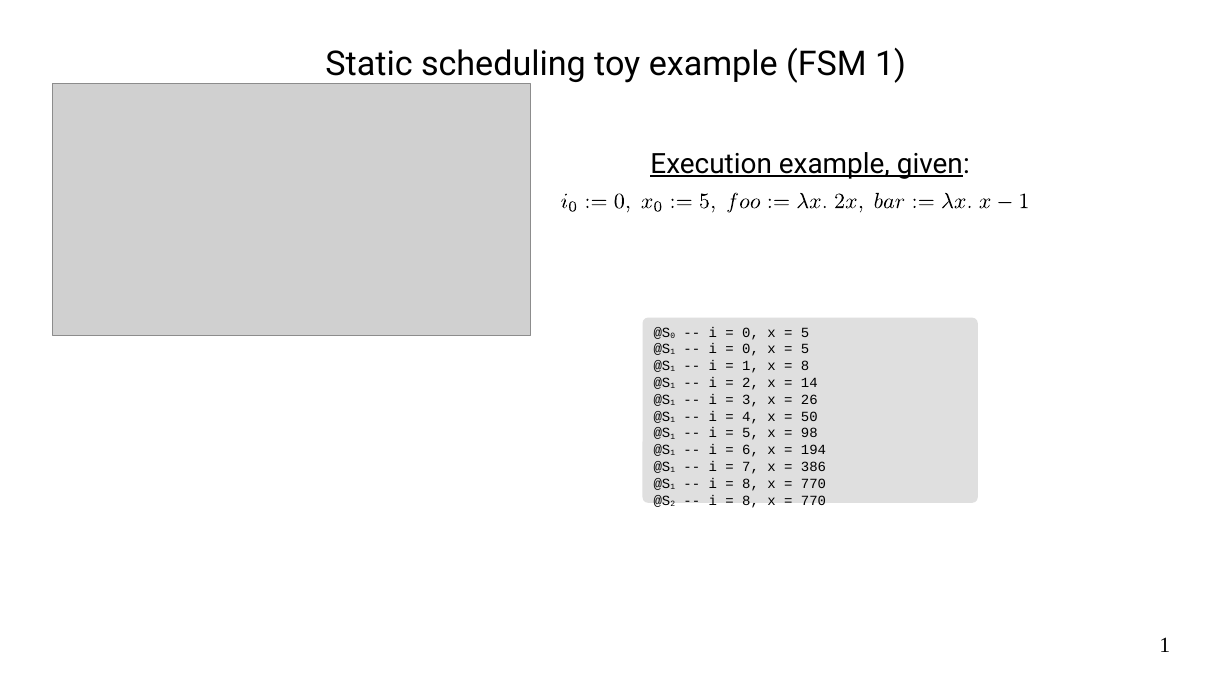
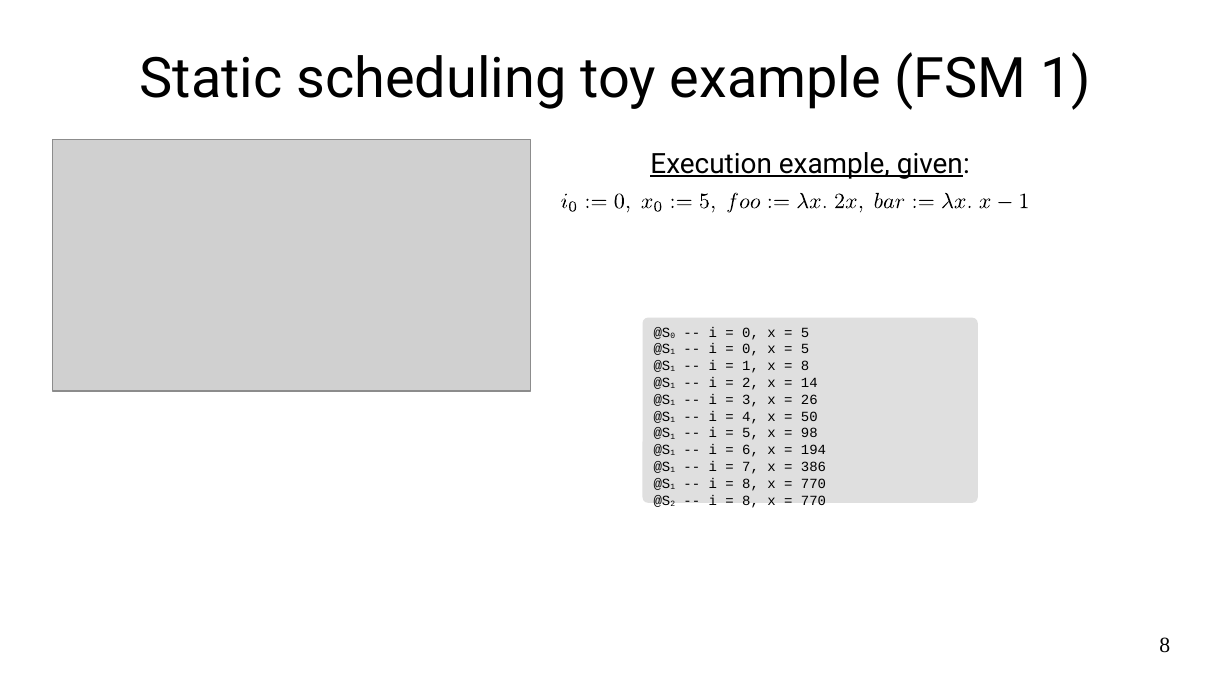
Before and after one commit to ulysse-lh/stage2024, a slide deck: slide 8 of slides/pres.odp (slide 1 before the commit). Drawn at 1232x693 pixels with LibreOffice and Linux fonts; fonts in the diff are those of the drawing; grey boxes stand for pictures. Boxes give left, top, right and bottom in pixels: in the first picture for what was removed or moved away, otherwise in the second. Text is boxed around its words. In the diff, an @@ line names an element or a change of style, - is before the commit and + after.

```diff
--- a/slides/pres.odp
+++ b/slides/pres.odp
@@ text "Static scheduling toy example (FSM ...": place and size @@
-text "Static scheduling toy example (FSM ..." at [325,48,906,84]
+text "Static scheduling toy example (FSM ..." at [140,52,1091,110]
@@ text "Static scheduling toy example (FSM ..." at [140,52,1091,110]: size 22 to 36 pt @@
@@ picture: place and size @@
-picture at [53,84,531,335]
+picture at [53,140,531,391]
@@ page number at [1159,637,1170,653]: text changed @@
-1
+8
```
Also in this commit, not shown: 11 other slides changed, 7 slides added.
